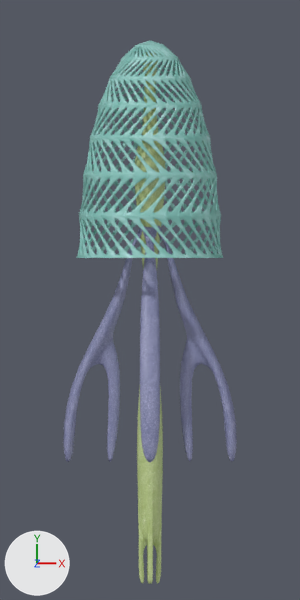
The Blender file Models/star squid.blend: old version first, new version second.
Camera for both pictures: the file's camera 'Camera.001'. The axes (+X, +Y, +Z) are drawn at lower left. The lights are the same throughout.

The older version as bpy lines, for what is in view:
```python
ob_cube = bpy.data.objects.new('Cube', me_cube_001)
ob_cube.location = (0.0, 6.66, 0.0)
ob_cube.scale = (0.179, 0.668, 0.668)
ob_cube_001 = bpy.data.objects.new('Cube.001', me_cube_005)
ob_cube_001.location = (0.0, 6.66, 0.0)
ob_cube_001.rotation_euler = (0.0, 1.571, 0.0)  # degrees (0, 90, 0)
ob_cube_001.scale = (0.179, 0.668, 0.668)
ob_sphere = bpy.data.objects.new('Sphere', me_sphere_001)
ob_sphere.location = (0.0, 6.66, 0.0)
ob_sphere.rotation_euler = (1.571, 0.0, 0.0)  # degrees (90, 0, 0)
ob_sphere.scale = (3.84, 3.84, 3.84)
ob_sphere_001 = bpy.data.objects.new('Sphere.001', me_sphere_002)
ob_sphere_001.location = (0.0, 6.58, 0.0)
ob_sphere_001.rotation_euler = (1.571, 0.0, 0.0)  # degrees (90, 0, 0)
ob_sphere_001.scale = (3.84, 3.84, 3.84)
```
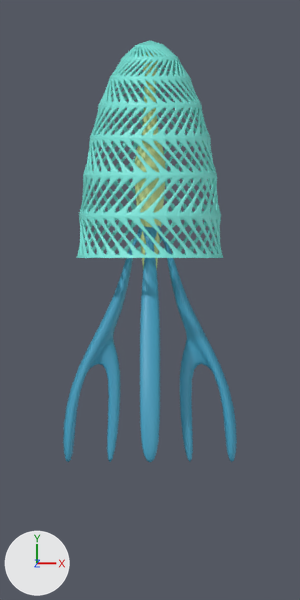
Boxes [x1, y1, x2, y2] around the edits, measured in the pictures (300 x 600 px; the box of a moved part takes in the faces that stretch with it):
'Sphere', surface changed
    both: [77, 41, 223, 258]
'Cube', surface changed (blue to cyan)
    both: [63, 226, 237, 462]
'Sphere.001', surface changed, reshaped
    before: [135, 51, 165, 584]
    after: [135, 51, 165, 269]
'Cube.001', surface changed (blue to cyan)
    both: [140, 226, 160, 462]
part 1 of me_sphere_002, moved or reshaped (not visible afterwards)
    before: [137, 387, 163, 584]

Patch to the scene script:
```diff
--- a/Models/star squid.blend.py
+++ b/Models/star squid.blend.py
@@ mat_material @@
 n0 = _N.new('ShaderNodeBsdfPrincipled'); n0.name = 'Principled BSDF'
 n1 = _N.new('ShaderNodeOutputMaterial'); n1.name = 'Material Output'
-n2 = _N.new('ShaderNodeTexImage'); n2.name = 'Image Texture'
-n2.image = img_metall_tex_1_jpg_001
 n3 = _N.new('ShaderNodeRGB'); n3.name = 'RGB'
 n3.outputs[0].default_value = (0.201, 0.8, 0.71, 1.0)  # 'Color', cyan #7ce7db
-n4 = _N.new('ShaderNodeMix'); n4.name = 'Mix'
-n4.data_type = 'RGBA'
 _L.new(n0.outputs[0], n1.inputs[0])  # 'BSDF' to 'Surface'
-_L.new(n2.outputs[0], n4.inputs[6])  # 'Color' to 'A'
-_L.new(n3.outputs[0], n4.inputs[7])  # 'Color' to 'B'
-_L.new(n4.outputs[2], n0.inputs[0])  # 'Result' to 'Base Color'
+_L.new(n3.outputs[0], n0.inputs[0])  # 'Color' to 'Base Color'
@@ mat_material_001 @@
 n0 = _N.new('ShaderNodeBsdfPrincipled'); n0.name = 'Principled BSDF'
 n1 = _N.new('ShaderNodeOutputMaterial'); n1.name = 'Material Output'
-n2 = _N.new('ShaderNodeTexImage'); n2.name = 'Image Texture'
-n2.image = img_metall_tex_1_jpg_001
 n3 = _N.new('ShaderNodeRGB'); n3.name = 'RGB'
-n3.outputs[0].default_value = (0.593, 0.8, 0.159, 1.0)  # 'Color', green #cae76f
-n4 = _N.new('ShaderNodeMix'); n4.name = 'Mix'
-n4.data_type = 'RGBA'
+n3.outputs[0].default_value = (0.65, 0.8, 0.327, 1.0)  # 'Color', green #d3e79b
 _L.new(n0.outputs[0], n1.inputs[0])  # 'BSDF' to 'Surface'
-_L.new(n2.outputs[0], n4.inputs[6])  # 'Color' to 'A'
-_L.new(n3.outputs[0], n4.inputs[7])  # 'Color' to 'B'
-_L.new(n4.outputs[2], n0.inputs[0])  # 'Result' to 'Base Color'
+_L.new(n3.outputs[0], n0.inputs[0])  # 'Color' to 'Base Color'
@@ mat_material_003 @@
 n0 = _N.new('ShaderNodeBsdfPrincipled'); n0.name = 'Principled BSDF'
 n1 = _N.new('ShaderNodeOutputMaterial'); n1.name = 'Material Output'
-n2 = _N.new('ShaderNodeTexImage'); n2.name = 'Image Texture'
-n2.image = img_metall_tex_1_jpg_001
-n3 = _N.new('ShaderNodeMix'); n3.name = 'Mix'
-n3.data_type = 'RGBA'
-n3.inputs[0].default_value = 0.463  # 'Factor'
 n4 = _N.new('ShaderNodeRGB'); n4.name = 'RGB'
-n4.outputs[0].default_value = (0.115, 0.147, 0.5, 1.0)  # 'Color', blue #5f6bbc
+n4.outputs[0].default_value = (0.0495, 0.327, 0.5, 1.0)  # 'Color', cyan #3f9bbc
 _L.new(n0.outputs[0], n1.inputs[0])  # 'BSDF' to 'Surface'
-_L.new(n2.outputs[0], n3.inputs[6])  # 'Color' to 'A'
-_L.new(n3.outputs[2], n0.inputs[0])  # 'Result' to 'Base Color'
-_L.new(n4.outputs[0], n3.inputs[7])  # 'Color' to 'B'
+_L.new(n4.outputs[0], n0.inputs[0])  # 'Color' to 'Base Color'
@@ me_sphere_002 @@
 me_sphere_002.from_pydata(...)  # 449 vertices, 449 faces; spans x -0.27..0.27, y -0.27..0.27, z -1.75..5.66
 # used by ob_sphere_001; location = (0.0, 6.58, 0.0); rotation_euler = (1.571, 0.0, 0.0), in degrees (90, 0, 0); scale = (3.84, 3.84, 3.84)
+# me_sphere_002 part 1: all 160 vertices in x -0.21..0.21, y -0.21..0.21, z 3.27..5.66 are scaled about their middle by 0.324, then moved by (-0.07, 0.02, -1.59)
 me_sphere_002.materials.append(mat_material_001)
```
